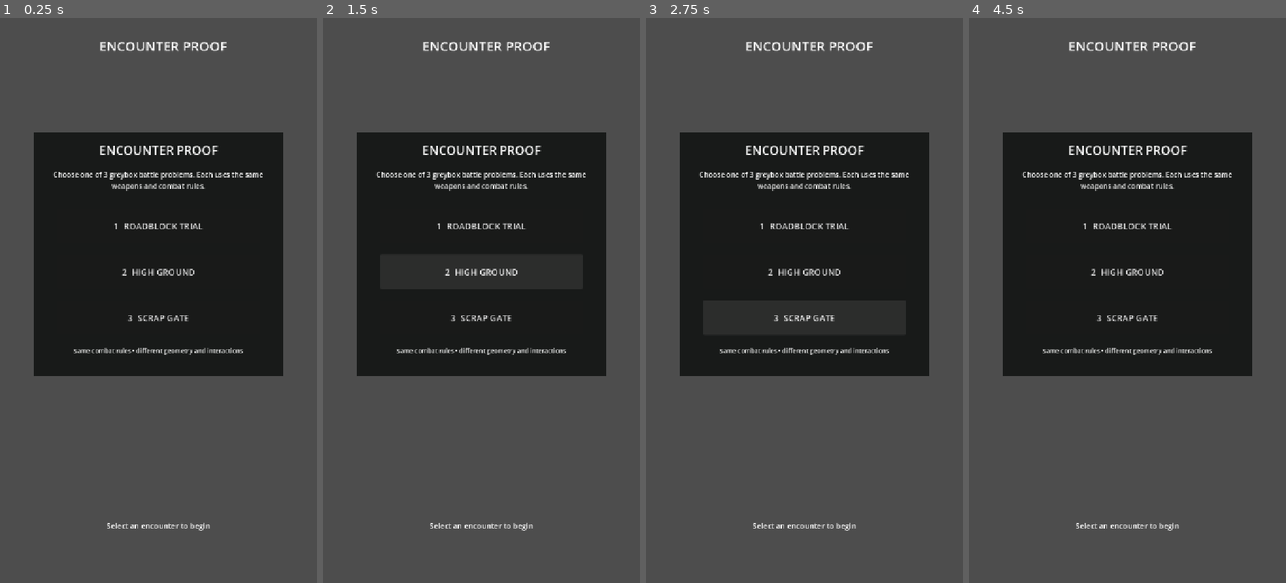
Above: before the commit, frames 1-4 (left to right).
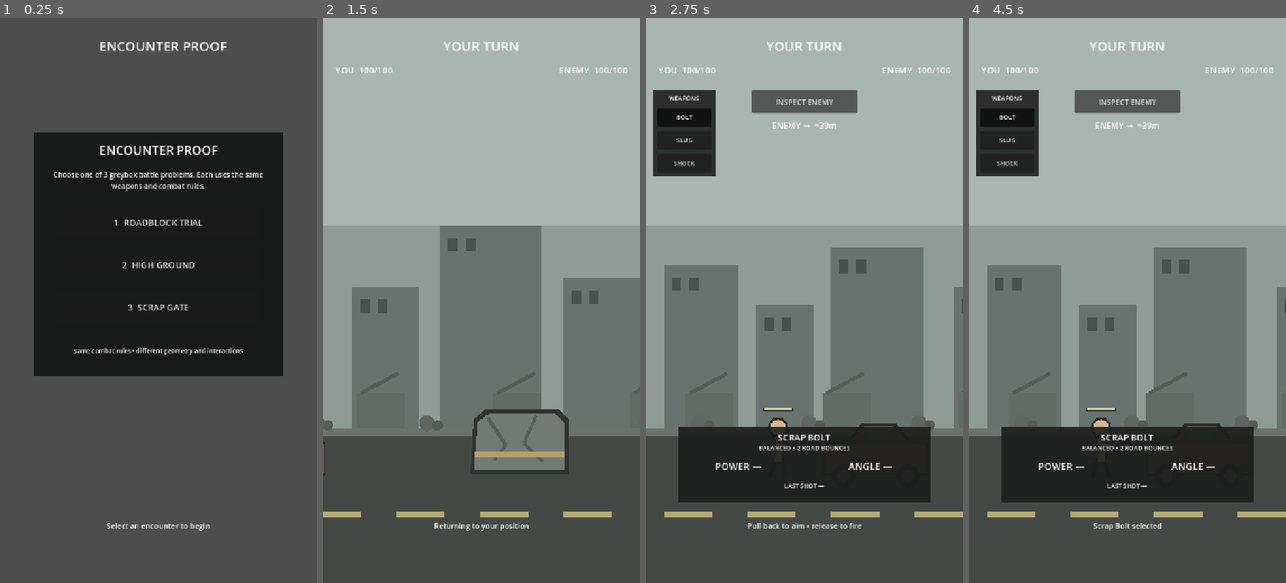
Above: after the commit, the same moments.

Repository: phantompixel-developer/FortKnocks
Game: Godot game, scene res://game/battle/battle.tscn
The game is run twice, just before and just after one commit, with the same random seed, the same clock (stepped at 60 frames per second) and the same inputs.
Inputs (mouse positions are in pixels of both pictures, inside the frame that each line leads up to):
- Up to frame 1 (0.25 s): no input
- Up to frame 2 (1.5 s): click "1 ROADBLOCK TRIAL" at 0.5 s; click (481, 272) at 1.25 s, where only the run before the commit has a clickable "2 HIGH GROUND"
- Up to frame 3 (2.75 s): click (804, 317) at 2 s, where only the run before the commit has a clickable "3 SCRAP GATE"
- Up to frame 4 (4.5 s): click (1127, 102) at 2.75 s, where only the run after the commit has a clickable "INSPECT ENEMY"; click (1127, 227) at 3.5 s, where only the run before the commit has a clickable "1 ROADBLOCK TRIAL"; click (1007, 119) at 4.25 s, where only the run after the commit has a clickable "BOLT"

The runs differ from the first frame. In frame 1, 0.8% of the frame differs, in the area x 36-65%, y 35-54%; in frame 2, 76%; in frame 3, 81%; in frame 4, 81%, in the area x 0-100%, y 0-91%.
Error before the commit: Cannot call method 'get_children' on a null value. (res://game/battle/battle_controller.gd:158)

Commit message:
refactor: generate encounter buttons from catalog

Diff:
--- a/game/battle/battle.tscn
+++ b/game/battle/battle.tscn
@@ -400,32 +400,13 @@
 autowrap_mode = 2
 mouse_filter = 2
 
-[node name="RoadblockButton" type="Button" parent="HUD/Root/EncounterPicker"]
+[node name="MissionButtons" type="VBoxContainer" parent="HUD/Root/EncounterPicker"]
 layout_mode = 0
 offset_left = 54.0
-offset_top = 174.0
+offset_top = 168.0
 offset_right = 514.0
-offset_bottom = 252.0
-theme_override_font_sizes/font_size = 20
-text = "1  ROADBLOCK TRIAL"
-
-[node name="HighGroundButton" type="Button" parent="HUD/Root/EncounterPicker"]
-layout_mode = 0
-offset_left = 54.0
-offset_top = 278.0
-offset_right = 514.0
-offset_bottom = 356.0
-theme_override_font_sizes/font_size = 20
-text = "2  HIGH GROUND"
-
-[node name="ScrapGateButton" type="Button" parent="HUD/Root/EncounterPicker"]
-layout_mode = 0
-offset_left = 54.0
-offset_top = 382.0
-offset_right = 514.0
-offset_bottom = 460.0
-theme_override_font_sizes/font_size = 20
-text = "3  SCRAP GATE"
+offset_bottom = 462.0
+theme_override_constants/separation = 22
 
 [node name="PickerFooter" type="Label" parent="HUD/Root/EncounterPicker"]
 layout_mode = 0
